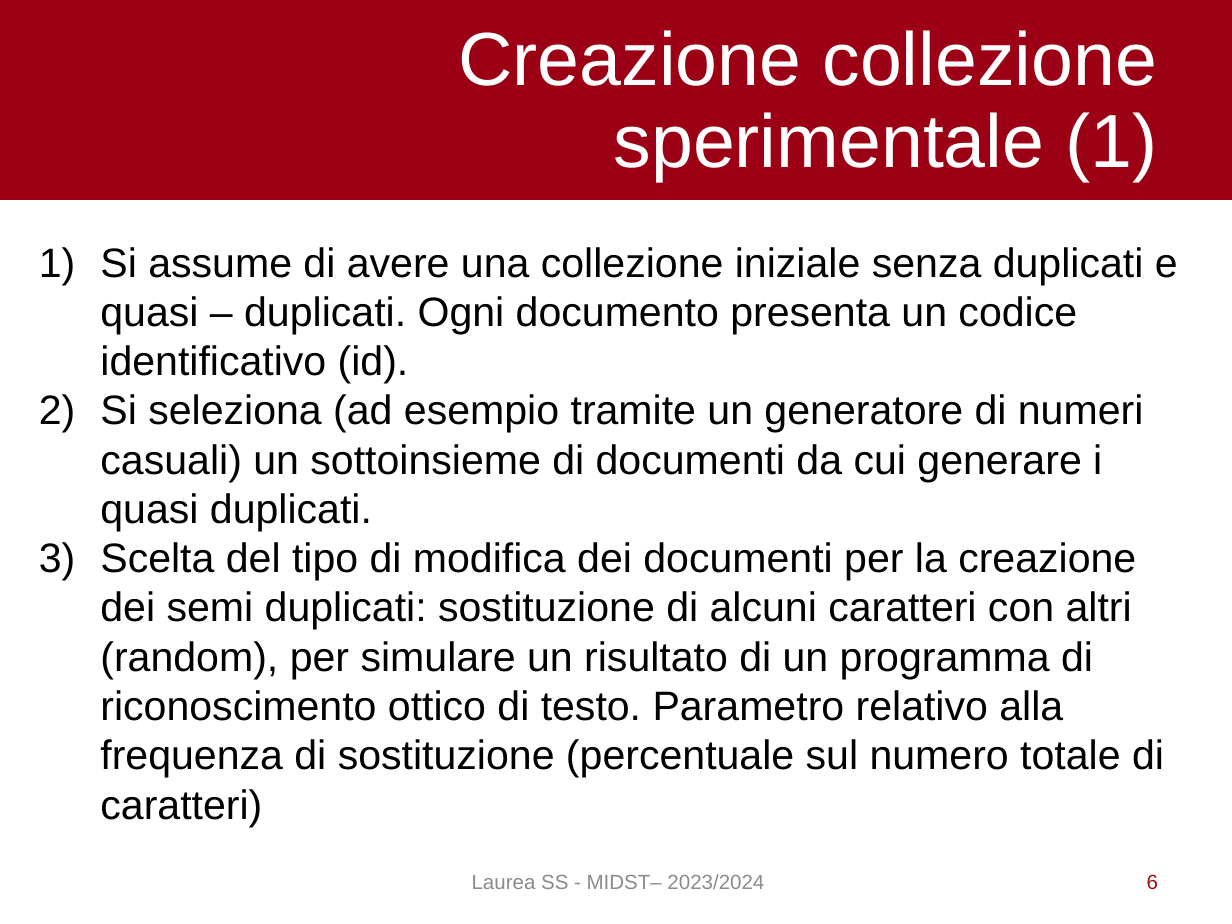
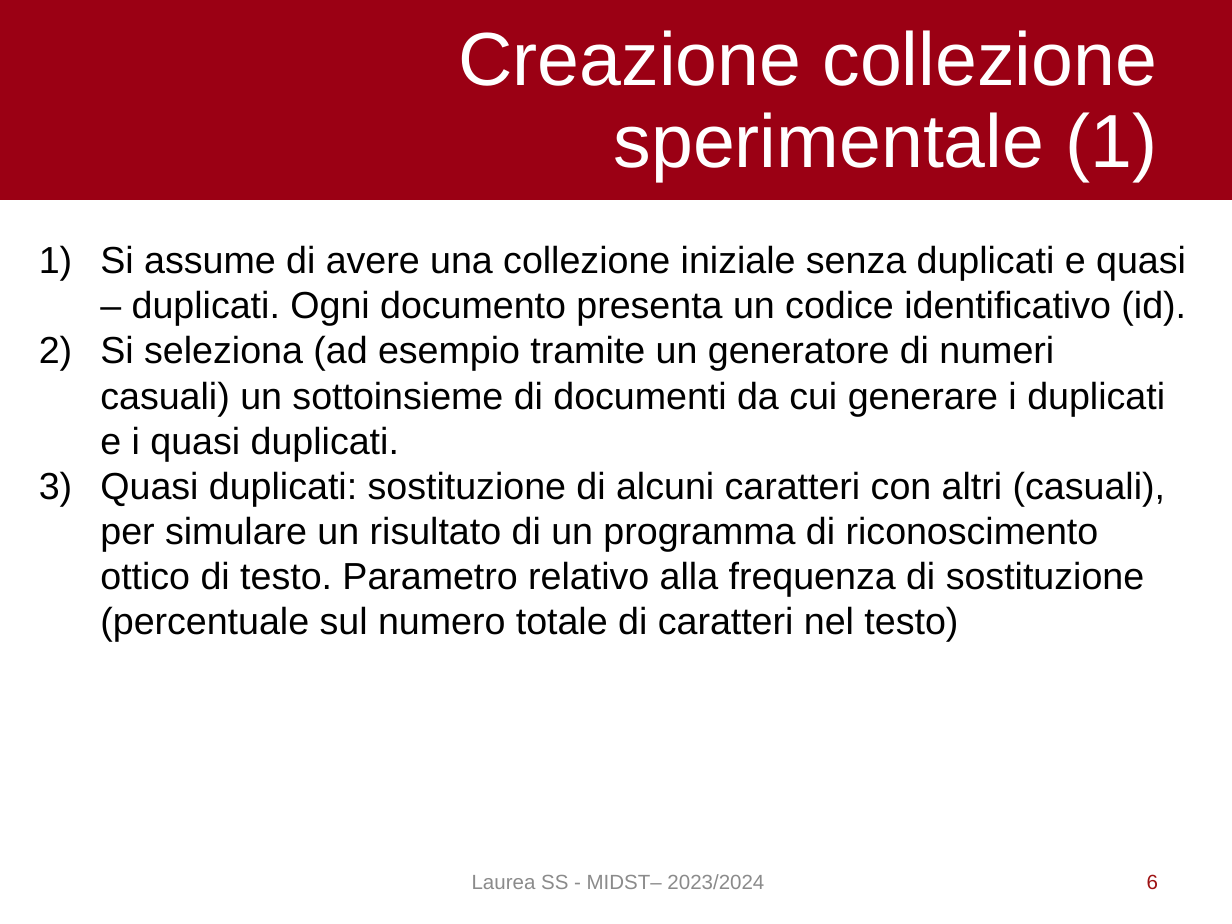
Before and after one commit to pietro-stangherlin/near_duplicate_doc_lsh, a slide deck: slide 6 of slides/ita/slides_ita.odp. Drawn at 1232x924 pixels with LibreOffice and Linux fonts; fonts in the diff are those of the drawing. Boxes give left, top, right and bottom in pixels: in the first picture for what was removed or moved away, otherwise in the second. Text is boxed around its words. In the diff, an @@ line names an element or a change of style, - is before the commit and + after.

```diff
--- a/slides/ita/slides_ita.odp
+++ b/slides/ita/slides_ita.odp
@@ text at (x1=100, y1=245, x2=1186, y2=326): size 24 to 22 pt in "Si assume di avere una collezione iniziale ..." @@
@@ text at (x1=100, y1=335, x2=1165, y2=642): text changed; size 24 to 22 pt @@
-2) Si seleziona (ad esempio tramite un generatore di numeri casuali) un sottoinsieme di documenti da cui generare i quasi duplicati.
-3) Scelta del tipo di modifica dei documenti per la creazione dei semi duplicati: sostituzione di alcuni caratteri con altri (random), per simulare un risultato di un programma di riconoscimento ottico di testo. Parametro relativo alla frequenza di sostituzione (percentuale sul numero totale di caratteri)
+2) Si seleziona (ad esempio tramite un generatore di numeri casuali) un sottoinsieme di documenti da cui generare i duplicati e i quasi duplicati.
+3) Quasi duplicati: sostituzione di alcuni caratteri con altri (casuali), per simulare un risultato di un programma di riconoscimento ottico di testo. Parametro relativo alla frequenza di sostituzione (percentuale sul numero totale di caratteri nel testo)
```
Also in this commit, not shown: 5 other slides changed, 3 slides added, 1 other file.
